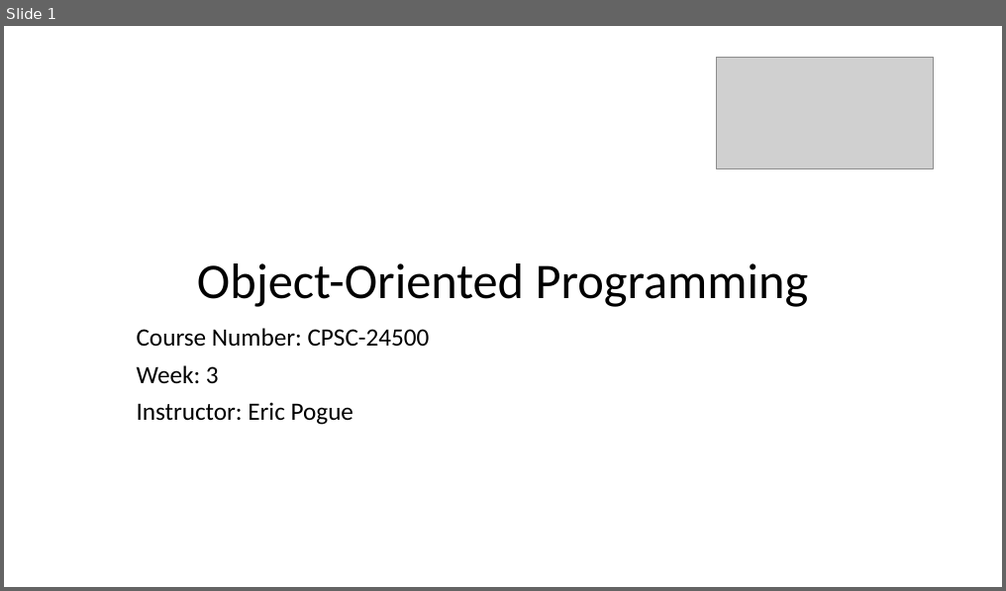
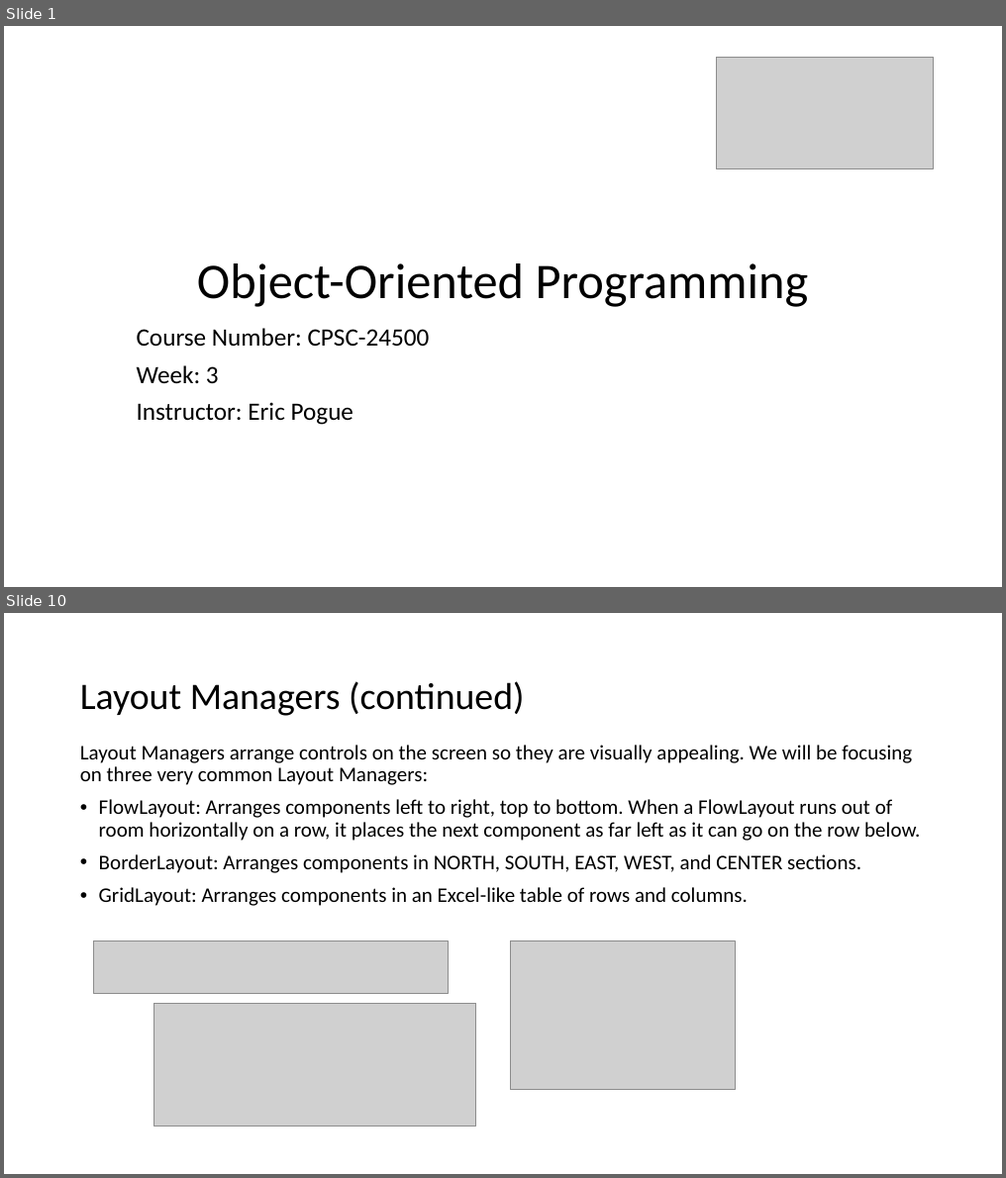
Before and after one commit to EricJPogue/www-epogue-info, a slide deck: CPSC-24500/Week03/2017SpringW03Slides.pptx. Shown one above the other, each under a label of ours: slide 1 before the commit, slides 1 and 10 after it; the slides between them are not shown. The pictures are 1006x591 and 1006x1178 pixels, drawn with LibreOffice and Linux fonts; fonts in the diff are those of the drawing; grey boxes stand for pictures. Boxes give left, top, right and bottom in pixels: in the first picture for what was removed or moved away, otherwise in the second. Text is boxed around its words. In the diff, an @@ line names an element or a change of style, - is before the commit and + after.

```diff
--- a/CPSC-24500/Week03/2017SpringW03Slides.pptx
+++ b/CPSC-24500/Week03/2017SpringW03Slides.pptx
@@ slide 10 added at (x1=4, y1=613, x2=1002, y2=1174), background #FFFFFF @@
@@ title added at (x1=80, y1=681, x2=524, y2=716), 36 pt, text #000000 @@
+Layout Managers (continued)
@@ text added at (x1=80, y1=745, x2=920, y2=906), 20 pt, text #000000 @@
+Layout Managers arrange controls on the screen so they are visually appealing. We will be focusing on three very common Layout Managers:
+• FlowLayout: Arranges components left to right, top to bottom. When a FlowLayout runs out of room horizontally on a row, it places the next component as far left as it can go on the row below.
+• BorderLayout: Arranges components in NORTH, SOUTH, EAST, WEST, and CENTER sections.
+• GridLayout: Arranges components in an Excel-like table of rows and columns.
@@ picture added at (x1=94, y1=941, x2=449, y2=993) @@
@@ picture added at (x1=510, y1=941, x2=736, y2=1089) @@
@@ picture added at (x1=154, y1=1003, x2=476, y2=1127) @@
```
Also in this commit, not shown: 4 slides changed, 16 other slides added, 9 slides removed, 5 other files.
